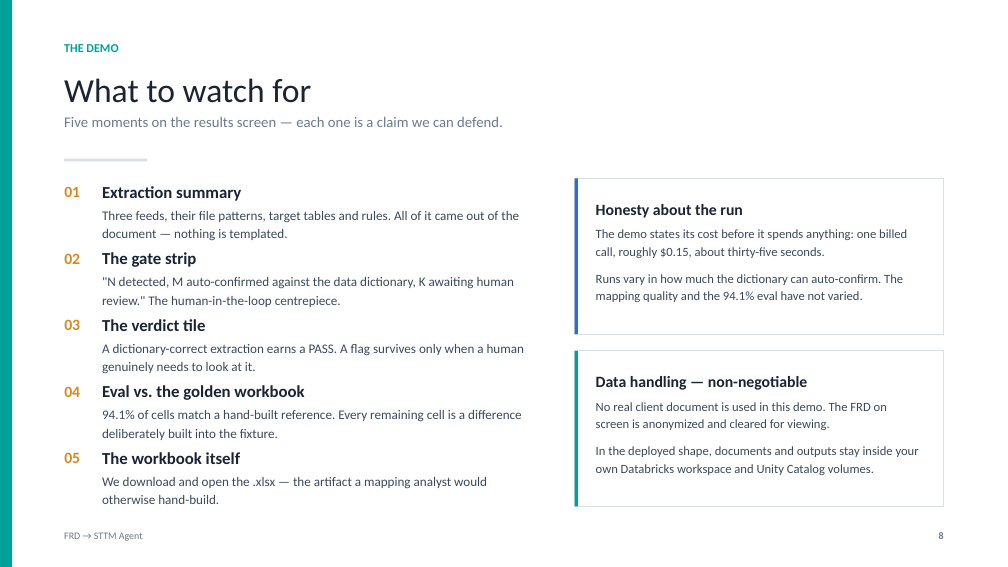
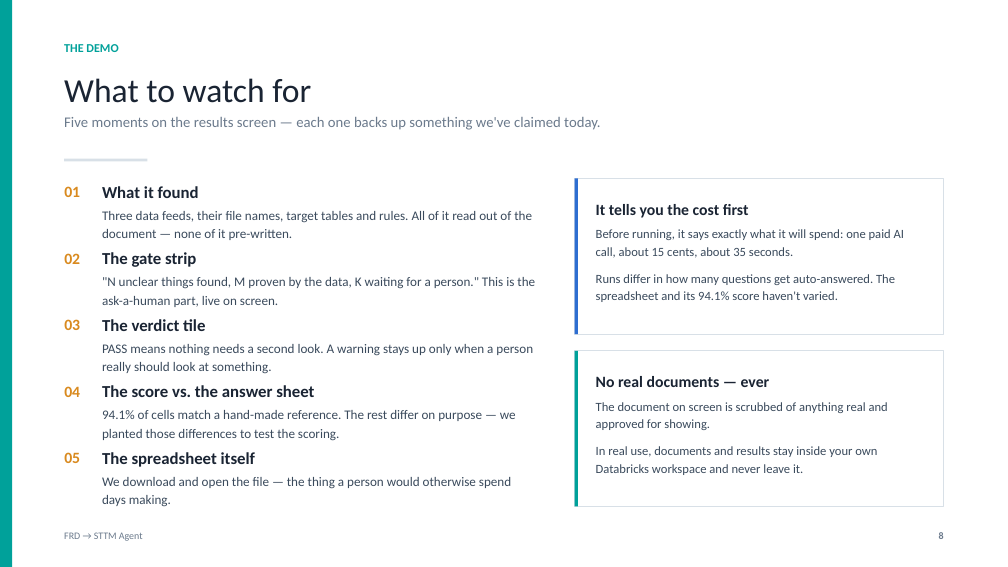
Before and after one commit to ArjunP4Hexaware/frd-to-sttm-agent-v2, a slide deck: slide 8 of docs/FRD_to_STTM_Agent_Demo.pptx. Drawn at 1008x567 pixels with LibreOffice and Linux fonts; fonts in the diff are those of the drawing. Boxes give left, top, right and bottom in pixels: in the first picture for what was removed or moved away, otherwise in the second. Text is boxed around its words. In the diff, an @@ line names an element or a change of style, - is before the commit and + after.

```diff
--- a/docs/FRD_to_STTM_Agent_Demo.pptx
+++ b/docs/FRD_to_STTM_Agent_Demo.pptx
@@ text at <box>64,117,600,130</box>: text changed @@
-Five moments on the results screen — each one is a claim we can defend.
+Five moments on the results screen — each one backs up something we've claimed today.
@@ text at <box>102,186,532,240</box>: text changed @@
-Extraction summary
-Three feeds, their file patterns, target tables and rules. All of it came out of the document — nothing is templated.
+What it found
+Three data feeds, their file names, target tables and rules. All of it read out of the document — none of it pre-written.
@@ text at <box>596,204,749,218</box>: text changed @@
-Honesty about the run
+It tells you the cost first
@@ text at <box>596,229,904,302</box>: text changed @@
-The demo states its cost before it spends anything: one billed call, roughly $0.15, about thirty-five seconds.
-Runs vary in how much the dictionary can auto-confirm. The mapping quality and the 94.1% eval have not varied.
+Before running, it says exactly what it will spend: one paid AI call, about 15 cents, about 35 seconds.
+Runs differ in how many questions get auto-answered. The spreadsheet and its 94.1% score haven't varied.
@@ text at <box>102,277,535,307</box>: text changed @@
-"N detected, M auto-confirmed against the data dictionary, K awaiting human review." The human-in-the-loop centrepiece.
+"N unclear things found, M proven by the data, K waiting for a person." This is the ask-a-human part, live on screen.
@@ text at <box>102,344,533,373</box>: text changed @@
-A dictionary-correct extraction earns a PASS. A flag survives only when a human genuinely needs to look at it.
+PASS means nothing needs a second look. A warning stays up only when a person really should look at something.
@@ text at <box>102,385,516,441</box>: text changed @@
-Eval vs. the golden workbook
-94.1% of cells match a hand-built reference. Every remaining cell is a difference deliberately built into the fixture.
+The score vs. the answer sheet
+94.1% of cells match a hand-made reference. The rest differ on purpose — we planted those differences to test the scoring.
@@ text at <box>596,376,770,387</box>: text changed @@
-Data handling — non-negotiable
+No real documents — ever
@@ text at <box>596,402,888,475</box>: text changed @@
-No real client document is used in this demo. The FRD on screen is anonymized and cleared for viewing.
-In the deployed shape, documents and outputs stay inside your own Databricks workspace and Unity Catalog volumes.
+The document on screen is scrubbed of anything real and approved for showing.
+In real use, documents and results stay inside your own Databricks workspace and never leave it.
@@ text at <box>102,452,511,507</box>: text changed @@
-The workbook itself
-We download and open the .xlsx — the artifact a mapping analyst would otherwise hand-build.
+The spreadsheet itself
+We download and open the file — the thing a person would otherwise spend days making.
```
Also in this commit, not shown: 12 other slides changed, 1 other file.
